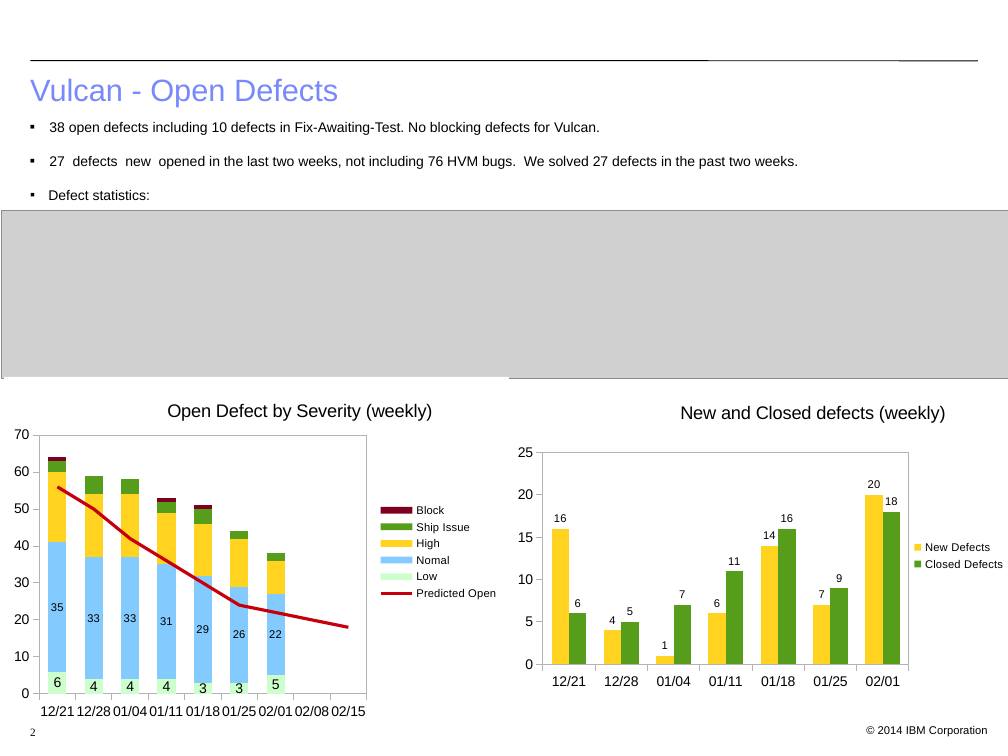
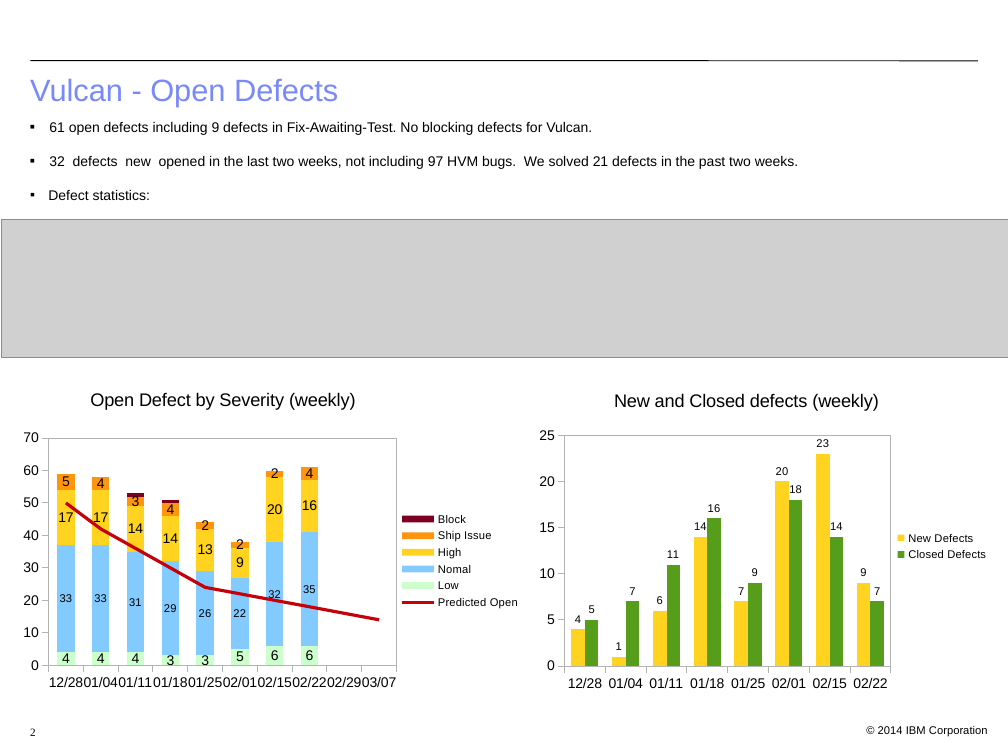
Before and after one commit to bjwt/test, a slide deck: slide 2 of bugs/Vulcan Defect Status.odp. Drawn at 1008x756 pixels with LibreOffice and Linux fonts; fonts in the diff are those of the drawing; grey boxes stand for pictures; background and template pictures are left out. Boxes give left, top, right and bottom in pixels: in the first picture for what was removed or moved away, otherwise in the second. Text is boxed around its words. In the diff, an @@ line names an element or a change of style, - is before the commit and + after.

```diff
--- a/bugs/Vulcan Defect Status.odp
+++ b/bugs/Vulcan Defect Status.odp
@@ text at bbox=[49, 122, 798, 169]: text changed @@
-■ 38 open defects including 10 defects in Fix-Awaiting-Test. No blocking defects for Vulcan.
-■ 27 defects new opened in the last two weeks, not including 76 HVM bugs. We solved 27 defects in the past two weeks.
+■ 61 open defects including 9 defects in Fix-Awaiting-Test. No blocking defects for Vulcan.
+■ 32 defects new opened in the last two weeks, not including 97 HVM bugs. We solved 21 defects in the past two weeks.
@@ picture: place and size @@
-picture at bbox=[1, 211, 1008, 379]
+picture at bbox=[1, 220, 1008, 358]
@@ column stacked chart at bbox=[4, 385, 542, 698] @@
-categories: 12/21, 12/28, 01/04, 01/11, 01/18, 01/25, 02/01, 02/08, 02/15
+categories: 12/28, 01/04, 01/11, 01/18, 01/25, 02/01, 02/15, 02/22, 02/29, 03/07
-Low: 6, 4, 4, 4, 3, 3, 5, -, -
+Low: 4, 4, 4, 3, 3, 5, 6, 6, -, -
-Nomal: 35, 33, 33, 31, 29, 26, 22, -, -
+Nomal: 33, 33, 31, 29, 26, 22, 32, 35, -, -
-High: 19, 17, 17, 14, 14, 13, 9, -, -
+High: 17, 17, 14, 14, 13, 9, 20, 16, -, -
@@ data labels of High added @@
-Ship Issue: 3, 5, 4, 3, 4, 2, 2, -, -
+Ship Issue: 5, 4, 3, 4, 2, 2, 2, 4, -, -
@@ colour of Ship Issue #579D1C to #FF950E @@
@@ data labels of Ship Issue added @@
-Block: 1, 0, 0, 1, 1, 0, 0, -, -
+Block: 0, 0, 1, 1, 0, 0, 0, 0, -, -
-Predicted Open: 56, 50, 42, 36, 30, 24, 22, 20, 18
+Predicted Open: 50, 42, 36, 30, 24, 22, 20, 18, 16, 14
@@ plot area changed @@
@@ column stacked chart: place and size @@
-column stacked chart at bbox=[4, 377, 509, 727]
+column stacked chart at bbox=[4, 385, 542, 698]
@@ column chart at bbox=[537, 376, 990, 718] @@
-categories: 12/21, 12/28, 01/04, 01/11, 01/18, 01/25, 02/01
+categories: 12/28, 01/04, 01/11, 01/18, 01/25, 02/01, 02/15, 02/22
-New Defects: 16, 4, 1, 6, 14, 7, 20
+New Defects: 4, 1, 6, 14, 7, 20, 23, 9
-Closed Defects: 6, 5, 7, 11, 16, 9, 18
+Closed Defects: 5, 7, 11, 16, 9, 18, 14, 7
@@ plot area changed @@
@@ column chart: place and size @@
-column chart at bbox=[501, 398, 1008, 711]
+column chart at bbox=[537, 376, 990, 718]
```
Also in this commit, not shown: 3 other slides changed, 2 other files.
